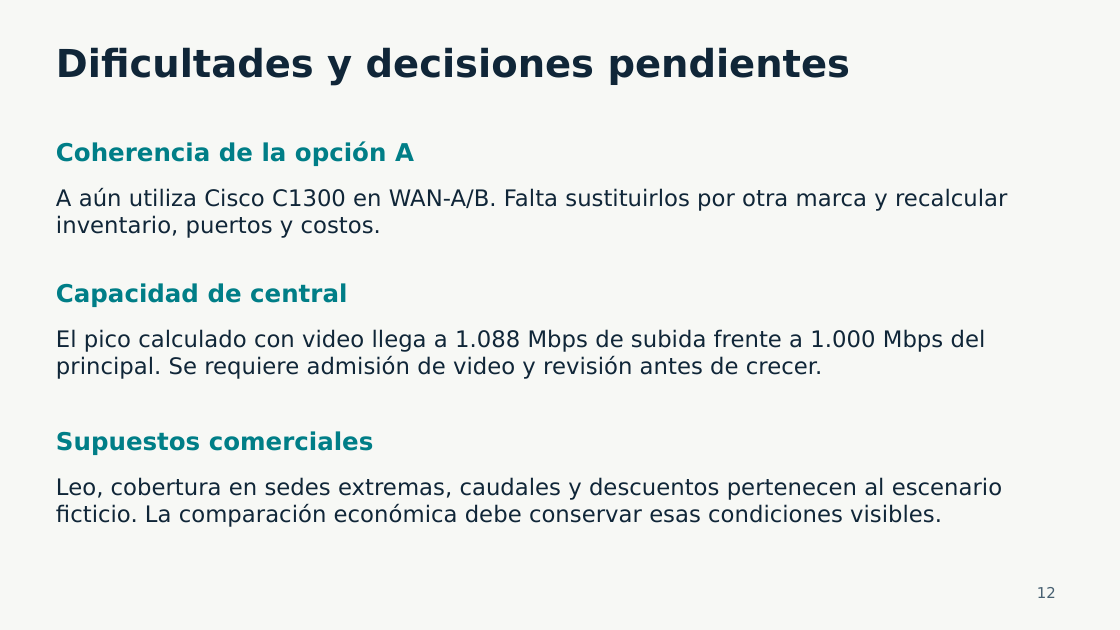
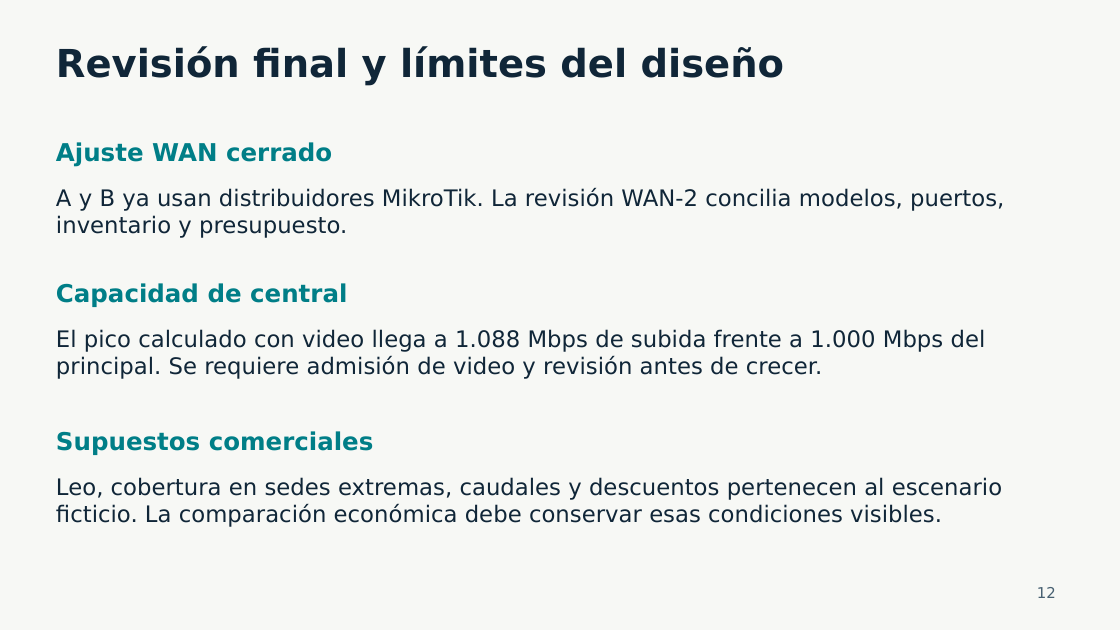
Before and after one commit to hu-herrera/financiera-pacifico-entrega-docente, a slide deck: slide 12 of Presentacion/Avance_Financiera_Pacifico_30_oct_2026.pptx. Drawn at 1120x630 pixels with LibreOffice and Linux fonts; fonts in the diff are those of the drawing. Boxes give left, top, right and bottom in pixels: in the first picture for what was removed or moved away, otherwise in the second. Text is boxed around its words. In the diff, an @@ line names an element or a change of style, - is before the commit and + after.

Commit message:
Actualizar entrega docente: WAN MikroTik A/B, presupuesto y PPT WAN-2

```diff
--- a/Presentacion/Avance_Financiera_Pacifico_30_oct_2026.pptx
+++ b/Presentacion/Avance_Financiera_Pacifico_30_oct_2026.pptx
@@ text at [56, 46, 785, 86]: text changed @@
-Dificultades y decisiones pendientes
+Revisión final y límites del diseño
@@ text at [56, 142, 332, 167]: text changed @@
-Coherencia de la opción A
+Ajuste WAN cerrado
@@ text at [56, 187, 1004, 238]: text changed @@
-A aún utiliza Cisco C1300 en WAN-A/B. Falta sustituirlos por otra marca y recalcular inventario, puertos y costos.
+A y B ya usan distribuidores MikroTik. La revisión WAN-2 concilia modelos, puertos, inventario y presupuesto.
```
Also in this commit, not shown: 6 other slides changed, 19 other files.
